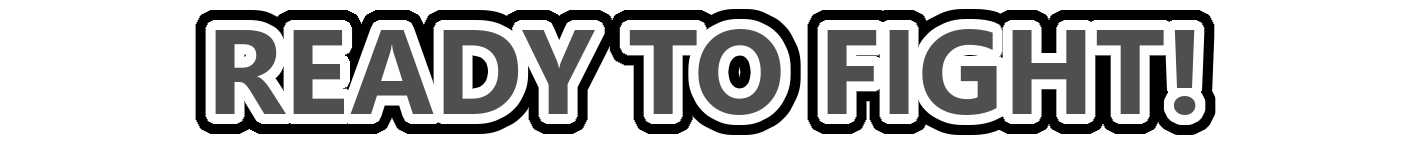
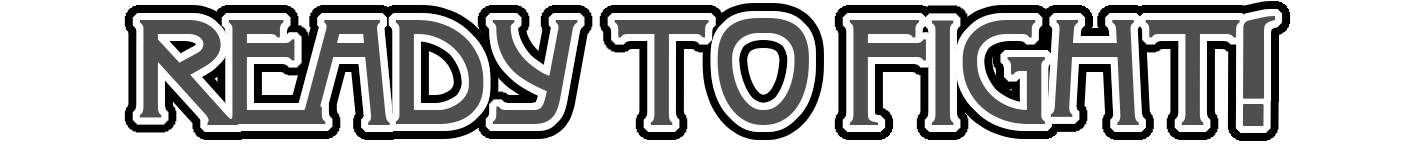
Layers edited between the first and the second w=1408, h=144 image:
added group "Layer Group #1" with 3 layers in group "Layer Group" over [139, 1, 1276, 126]
added layer "Visible" in group "Layer Group #1" over [1242, 16, 1276, 126]
added layer "Visible #1" in group "Layer Group #1" over [139, 18, 1240, 125]
hid "READY TO FIGHT!", moved it into group "Layer Group #1", painted on it over [139, 1, 1269, 125]
painted on "White Outline #2" over [132, 9, 1283, 133]
painted on "Black Outline #1" over [124, 1, 1291, 141]